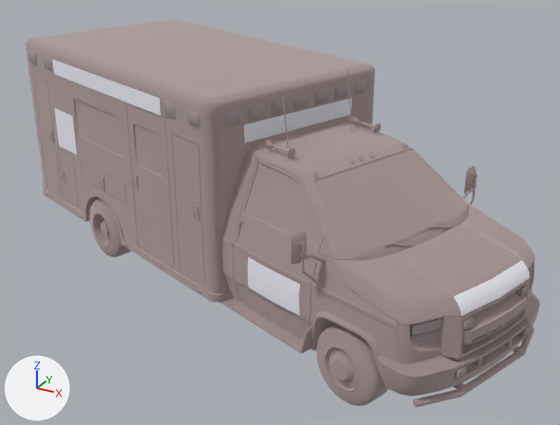
An edit to the glTF model glb/city/veh-ambulancia.glb, drawn before and after from the same camera.
The view is the same before and after, from a 50 mm lens placed at (3.94, -7.03, 4.41), pointed at (-0.04, 0.21, 0.79). Arrows for +X, +Y and +Z are at lower left; the lights stay in place. The older version comes first. Where no turn or scale is listed for an object, it has been applied to the vertices. Vertices at exactly the same position are counted once.

The first picture shows 'ambulance_ambulance_0', 'ambulance_decals_tex_0', 'ambulance_glass_tex_0', 'ambulance_optics_tex_0'.
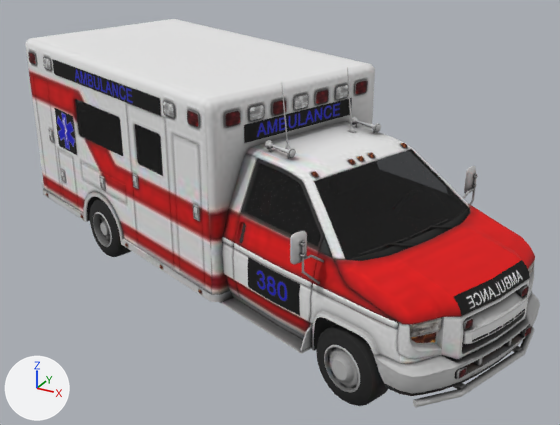
Boxes (x1, y1, x2, y2) around the edits, measured in the pictures (560 x 425 px):
```json
{"object": "ambulance_ambulance_0", "change": "surface changed", "before": [25, 19, 540, 407], "after": [25, 19, 540, 407]}
{"object": "ambulance_glass_tex_0", "change": "surface changed", "before": [75, 99, 468, 260], "after": [75, 99, 468, 260], "on screen": "light grey to black"}
{"object": "ambulance_decals_tex_0", "change": "surface changed", "before": [52, 59, 530, 316], "after": [52, 59, 530, 316]}
{"object": "ambulance_optics_tex_0", "change": "surface changed", "before": [29, 52, 534, 378], "after": [29, 52, 534, 378]}
```

The change, as JSON lines over the scene's bpy script:
```json
{"op": "add", "block": "img_image_2", "code": ["img_image_2 = load_image('Image_2', '_unpacked/Image_2', 256, 256, 'sRGB')"]}
{"op": "add", "block": "img_image_0", "code": ["img_image_0 = load_image('Image_0', '_unpacked/Image_0', 256, 256, 'sRGB')"]}
{"op": "add", "block": "img_image_1", "code": ["img_image_1 = load_image('Image_1', '_unpacked/Image_1', 256, 256, 'sRGB')"]}
{"op": "remove", "block": "mat_ambulance", "code": "mat_ambulance.base_color = (0.638, 0.542, 0.542)  # light grey #d1c2c2"}
{"op": "set", "path": "mat_ambulance.metallic", "old": "1.0", "new": "0.0"}
{"op": "add", "block": "mat_ambulance", "code": "mat_ambulance.texture = img_image_0"}
{"op": "set", "path": "mat_ambulance.roughness", "old": "1.0", "new": "0.9"}
{"op": "remove", "block": "mat_decals_tex", "code": "mat_decals_tex.base_color = (0.886, 0.886, 0.961)  # white #f2f2fb"}
{"op": "add", "block": "mat_decals_tex", "code": "mat_decals_tex.texture = img_image_1"}
{"op": "set", "path": "mat_decals_tex.roughness", "old": "0.893", "new": "0.9"}
{"block": "mat_glass_tex", "where": "n0 = _N.new('ShaderNodeBsdfPrincipled'); n0.name = 'Principled BSDF'"}
{"op": "remove", "block": "mat_glass_tex", "code": "n0.inputs[0].default_value = (0.638, 0.542, 0.542, 1.0)  # 'Base Color', light grey #d1c2c2"}
{"op": "remove", "block": "mat_glass_tex", "code": "n0.inputs[1].default_value = 1.0  # 'Metallic'"}
{"op": "set", "path": "n0.inputs[2].default_value", "old": "1.0", "new": "0.9", "note": "'Roughness'"}
{"op": "add", "block": "mat_glass_tex", "code": "n2 = _N.new('ShaderNodeMath'); n2.name = 'Math'"}
{"op": "add", "block": "mat_glass_tex", "code": "n2.operation = 'MULTIPLY'"}
{"op": "add", "block": "mat_glass_tex", "code": "n2.inputs[1].default_value = 0.695  # 'Value'"}
{"op": "add", "block": "mat_glass_tex", "code": "n3 = _N.new('ShaderNodeTexImage'); n3.name = 'Image Texture'"}
{"op": "add", "block": "mat_glass_tex", "code": "n3.image = img_image_0"}
{"op": "add", "block": "mat_glass_tex", "code": "_L.new(n2.outputs[0], n0.inputs[4])  # 'Value' to 'Alpha'"}
{"op": "add", "block": "mat_glass_tex", "code": "_L.new(n3.outputs[0], n0.inputs[0])  # 'Color' to 'Base Color'"}
{"op": "add", "block": "mat_glass_tex", "code": "_L.new(n3.outputs[1], n2.inputs[0])  # 'Alpha' to 'Value'"}
{"op": "remove", "block": "mat_optics_tex", "code": "mat_optics_tex.base_color = (0.373, 0.308, 0.321)  # grey #a4979a"}
{"op": "add", "block": "mat_optics_tex", "code": "mat_optics_tex.texture = img_image_2"}
{"op": "set", "path": "mat_optics_tex.roughness", "old": "0.0", "new": "0.9"}
{"block": "me_ambulance_ambulance_0", "where": "me_ambulance_ambulance_0.from_pydata(...)  # 4828 vertices, 8620 faces; spans x -3.46..3.5, y -2.04..2.13, z 0.0..2.57"}
{"block": "me_ambulance_ambulance_0", "where": "# used by ob_ambulance_ambulance_0; location = (-0.485, 0.176, 0.0)"}
{"block": "me_ambulance_ambulance_0", "change": "me_ambulance_ambulance_0 part 1: texture (UV) coordinates changed"}
```
